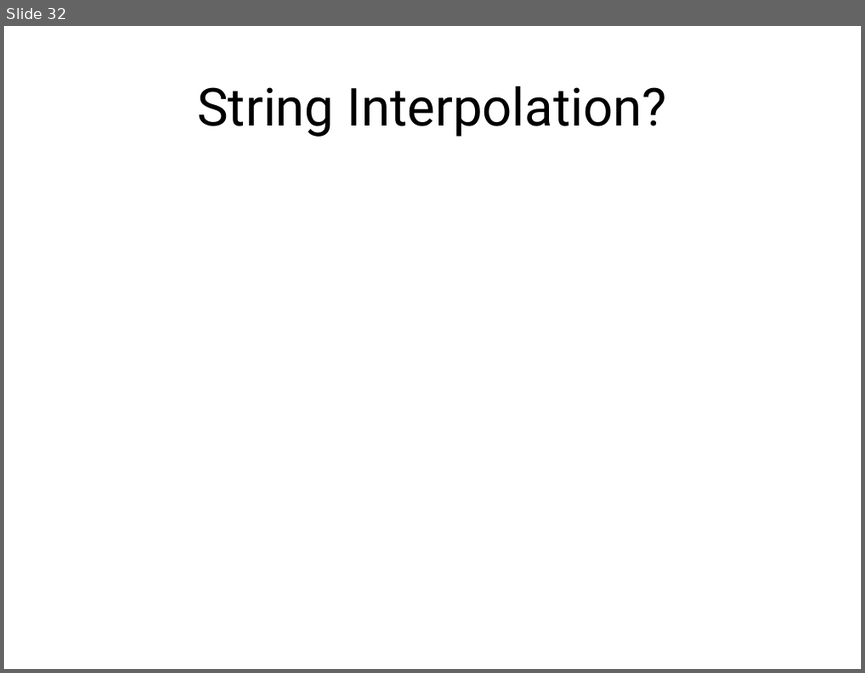
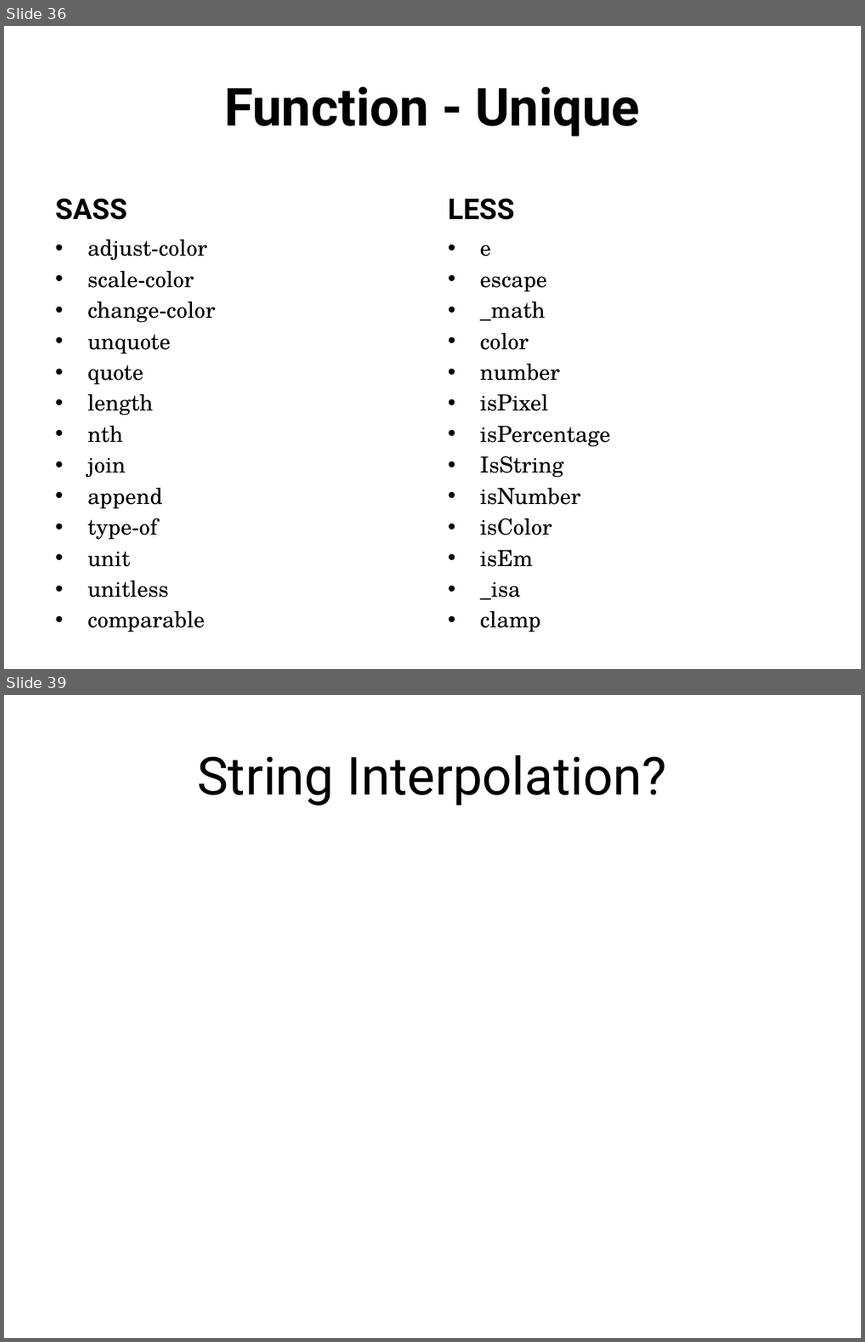
Before and after one commit to jacobladams/presentations, a slide deck: less-and-sass/Write LESS CSS and make it SASSier.pptx. Shown one above the other, each under a label of ours: slide 32 before the commit, slides 36 and 39 after it; the slides between them are not shown. The pictures are 865x673 and 865x1342 pixels, drawn with LibreOffice and Linux fonts; fonts in the diff are those of the drawing. Boxes give left, top, right and bottom in pixels: in the first picture for what was removed or moved away, otherwise in the second. Text is boxed around its words. In the diff, an @@ line names an element or a change of style, - is before the commit and + after.

```diff
--- a/less-and-sass/Write LESS CSS and make it SASSier.pptx
+++ b/less-and-sass/Write LESS CSS and make it SASSier.pptx
@@ slide 36 added at (4, 26, 861, 669), background #FFFFFF @@
@@ title added at (224, 86, 640, 136), 44 pt, text #000000, bold @@
+Function - Unique
@@ text added at (55, 198, 127, 220), 24 pt, text #000000, bold @@
+SASS
@@ text added at (448, 198, 514, 220), 24 pt, text #000000, bold @@
+LESS
@@ text added at (87, 239, 215, 597), 18.6 pt, text #000000 @@
+• adjust-color
+• scale-color
+• change-color
+• unquote
+• quote
+• length
+• nth
+• join
+• append
+• type-of
+• unit
+• unitless
+• comparable
@@ text added at (480, 244, 611, 600), 18.6 pt, text #000000 @@
+• e
+• escape
+• _math
+• color
+• number
+• isPixel
+• isPercentage
+• IsString
+• isNumber
+• isColor
+• isEm
+• _isa
+• clamp
@@ what was slide 32 is now slide 39 @@
```
Also in this commit, not shown: 28 slides changed, 12 other slides added, 4 slides removed.
